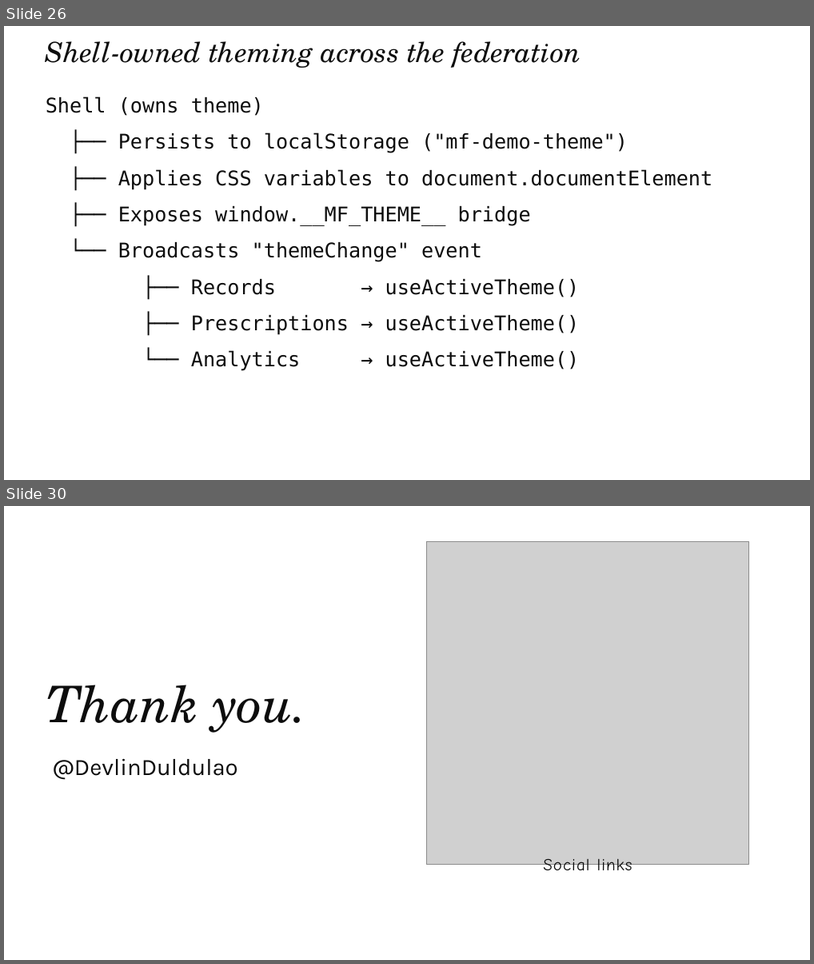
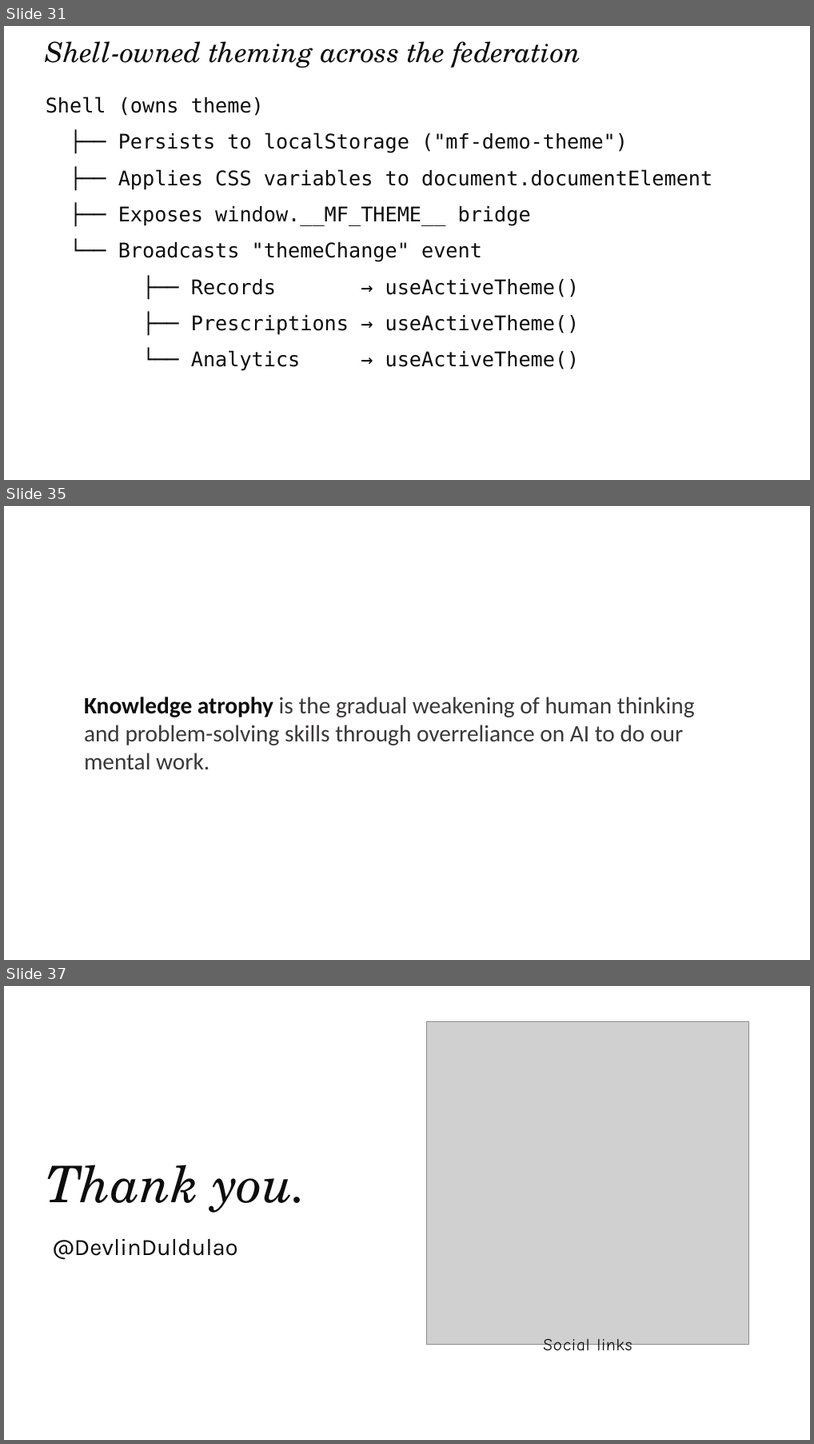
Before and after one commit to devlinduldulao/module-federation-demo, a slide deck: presentation/module-federation.pptx. Shown one above the other, each under a label of ours: slides 26 and 30 before the commit, slides 31, 35 and 37 after it; the slides between them are not shown. The pictures are 814x964 and 814x1444 pixels, drawn with LibreOffice and Linux fonts; fonts in the diff are those of the drawing; grey boxes stand for pictures. Boxes give left, top, right and bottom in pixels: in the first picture for what was removed or moved away, otherwise in the second. Text is boxed around its words. In the diff, an @@ line names an element or a change of style, - is before the commit and + after.

```diff
--- a/presentation/module-federation.pptx
+++ b/presentation/module-federation.pptx
@@ slide 35 added at (4,506,810,960), background #FFFFFF @@
@@ text added at (84,696,695,769), 28 pt, text #3B3838 @@
+Knowledge atrophy is the gradual weakening of human thinking and problem-solving skills through overreliance on AI to do our mental work.
@@ what was slide 26 is now slide 31 @@
@@ what was slide 30 is now slide 37 @@
```
Also in this commit, not shown: 3 slides changed, 6 other slides added, 1 other file.
